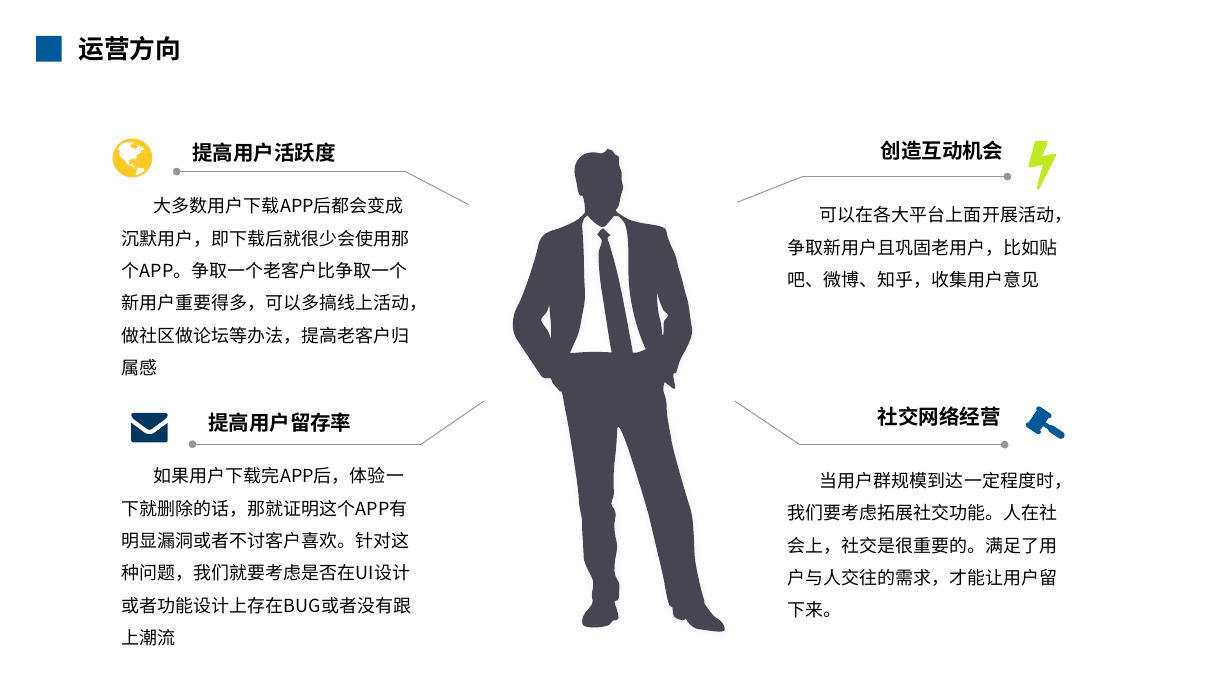
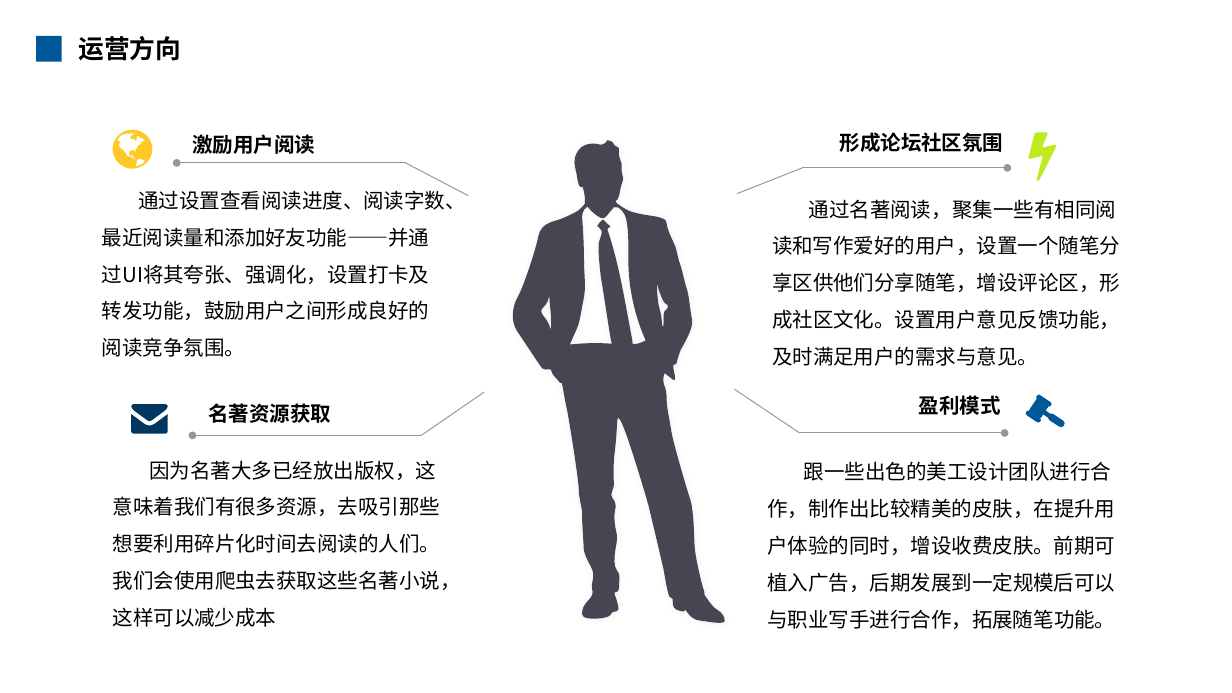
Before and after one commit to android-app-development-course/2019-26-ebook, a slide deck: slide 11 of 安卓应用汇报.pptx. Drawn at 1232x693 pixels with LibreOffice and Linux fonts; fonts in the diff are those of the drawing; background and template pictures are left out. Boxes give left, top, right and bottom in pixels: in the first picture for what was removed or moved away, otherwise in the second. Text is boxed around its words. In the diff, an @@ line names an element or a change of style, - is before the commit and + after.

```diff
--- a/安卓应用汇报.pptx
+++ b/安卓应用汇报.pptx
@@ text at <box>192,134,315,154</box>: text changed @@
-提高用户活跃度
+激励用户阅读
@@ text at <box>840,132,1004,152</box>: text changed @@
-创造互动机会
+形成论坛社区氛围
@@ text at <box>102,187,465,357</box>: text changed; size 14 to 16 pt @@
-大多数用户下载APP后都会变成沉默用户，即下载后就很少会使用那个APP。争取一个老客户比争取一个新用户重要得多，可以多搞线上活动，做社区做论坛等办法，提高老客户归属感
+通过设置查看阅读进度、阅读字数、最近阅读量和添加好友功能——并通过UI将其夸张、强调化，设置打卡及转发功能，鼓励用户之间形成良好的阅读竞争氛围。
@@ text at <box>772,199,1120,366</box>: text changed; size 14 to 16 pt @@
-可以在各大平台上面开展活动，争取新用户且巩固老用户，比如贴吧、微博、知乎，收集用户意见
+通过名著阅读，聚集一些有相同阅读和写作爱好的用户，设置一个随笔分享区供他们分享随笔，增设评论区，形成社区文化。设置用户意见反馈功能，及时满足用户的需求与意见。
@@ 5 freeform shapes, 4 arrows, 4 lines: place and size @@
-5 freeform shapes, 4 arrows, 4 lines at <box>113,139,1065,634</box>
+5 freeform shapes, 4 arrows, 4 lines at <box>113,129,1065,626</box>
@@ text at <box>208,403,331,423</box>: text changed @@
-提高用户留存率
+名著资源获取
@@ text at <box>919,395,1001,415</box>: text changed @@
-社交网络经营
+盈利模式
@@ text at <box>113,460,461,627</box>: text changed; size 14 to 16 pt @@
-如果用户下载完APP后，体验一下就删除的话，那就证明这个APP有明显漏洞或者不讨客户喜欢。针对这种问题，我们就要考虑是否在UI设计或者功能设计上存在BUG或者没有跟上潮流
+因为名著大多已经放出版权，这意味着我们有很多资源，去吸引那些想要利用碎片化时间去阅读的人们。我们会使用爬虫去获取这些名著小说，这样可以减少成本
@@ text at <box>767,461,1115,629</box>: text changed; size 14 to 16 pt @@
-当用户群规模到达一定程度时，我们要考虑拓展社交功能。人在社会上，社交是很重要的。满足了用户与人交往的需求，才能让用户留下来。
+跟一些出色的美工设计团队进行合作，制作出比较精美的皮肤，在提升用户体验的同时，增设收费皮肤。前期可植入广告，后期发展到一定规模后可以与职业写手进行合作，拓展随笔功能。
```
Also in this commit, not shown: 7 other slides changed.
